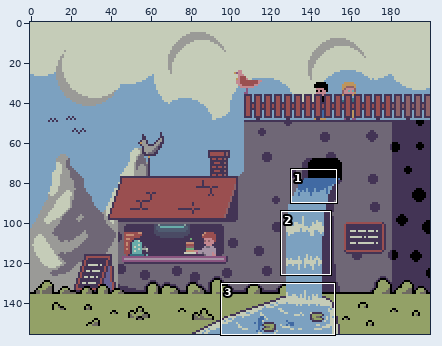
Two states of a pixel-art file, Nature/NatureScene.aseprite. The first picture is a wide view before the edit; the outline marks the close-up.
Close-up. The starting point:
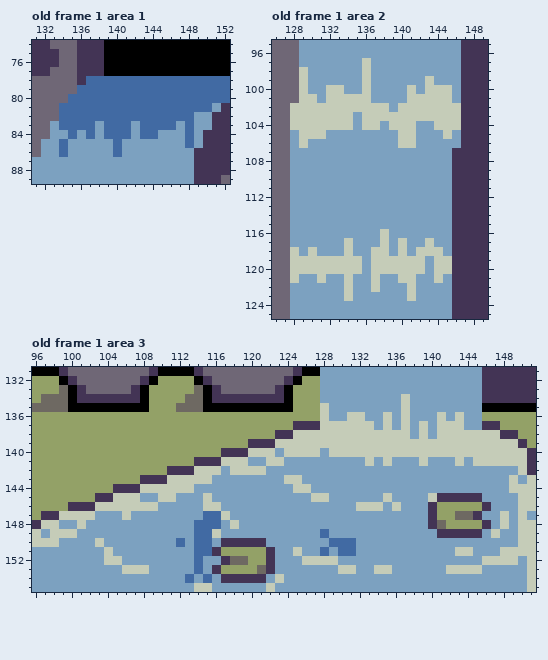
200x156 pixels, 1 frame. Colours within 5 levels of each other are drawn and written as one. Shown: old frame 1 area 1: x 131..152, y 74..89; old frame 1 area 2: x 126..149, y 95..125; old frame 1 area 3: x 96..151, y 131..155. The commit also changed other frames or places, which this record leaves out.
And afterwards:
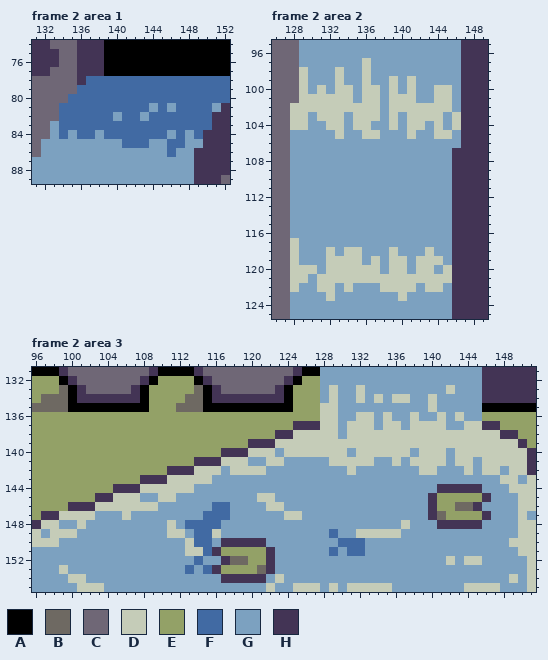
Palette (. is transparent): A #000000  B #6e6962  C #6f6776  D #c5ccb8  E #93a167  F #416aa3  G #7ca1c0  H #433455
A new or re-ordered frame is compared with the old frame closest to it.
Author's note on the commit: Water animation
Diff:
frames 1 -> 16
layer "Fish2" added
Changed rows in their new state; - is an unchanged pixel.
Frame 2 area 1 is new; against old frame 1, layer "Water":
first column x 134:
81 ----------G-G----
82 ------G--G-----FF
83 ----F---F----F-FF
84 FGF-----F--F-FGF-
85 G-----GFFF--FFG--
86 G-----G-----F----
Frame 2 area 2 is new; against old frame 1, layer "Foam":
first column x 129:
 98 ----D-------------
 99 ----D-----D-D-G---
100 --DG-D--D-D---G---
101 --D---G-D-DD-GG---
102 ---------GD------G
103 -G---GD--G-G----G-
104 -GG--GD-G--G-D--G-
105 GGG-D--DD--G---D--
106 G----------GG-----
first column x 128:
116 ----------G-------
117 D-----G---G-G--G--
118 --G-D--D-GGDG-G-G-
119 -GGG------G--G-D-G
120 ---G----D-G--G-DG-
121 -D--DD-DD-DD--DD-D
122 D--DD----GDDD--DD-
123 ----D-G-----DG----
Frame 2 area 3 is new; against old frame 1:
first column x 99:
133 ------------------------------D--D---------D-------
134 ------------------------------D--D-D-D---D---------
135 ------------------------------D-------G--D---------
136 ------------------------------D-G-D---GD-----------
137 -------------------------------G-----DGD-D-GGDD----
138 -------------------------------G-------D-D---------
140 -----------------------------D--G------G---G-------
141 ------------------------------DDDD--GD-D-DD--DG----
142 --------------------------------D-------DD---D-DD-D
143 -------------------------GG----------------------D-
144 --------------------------GG--------------HHHHH----
145 ----------------G-----DD----GG------G----HEEEEEH---
146 ----------------GFF----DD--------GGG-G------BBHG---
147 ------------------F------DD---------------B-EEEH-G-
148 ------------D-F----G------------------D--GHHHHHG-G-
149 ------------DD---------------GF--DDDDD----GGGGG-G--
150 ----G--------GD---------------G--F----------------D
151 -----G--------DD----------G--GFG-F----------GG---GG
152 -----GG--------------------GGGG------------D-DDGGGG
153 D------GGG----FGF--------------GG--GG------GGGG----
154 -DD-----------G-G---------------------------------D
155 --DDD----------GG---------DDD-D-DDDDD--------DDDD--
Where, in picture pixels (left, top, right, bottom), the same in both close-ups:
changed: (59, 103, 212, 157)
changed: (299, 67, 461, 148)
changed: (290, 229, 452, 301)
changed: (59, 385, 518, 592)
